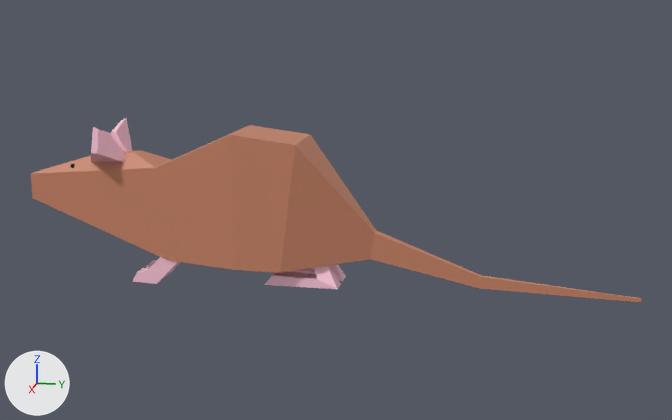
Two versions of the FBX model Assets/Model/Rat.fbx, one commit apart.
Both versions are drawn from a camera (50 mm lens) standing at (1.596, 0.373, 0.441) and looking at (-0.004, 0.053, 0.041). Every picture has the same lights, and +X, +Y and +Z are marked at lower left. Where no turn or scale is listed for an object, it has been applied to the vertices.

Objects in the first picture: 'Body', 'Ear', 'Ear.001', 'Eyes', 'Foot', 'Foot.001', 'Foot.002', 'Foot.003'.
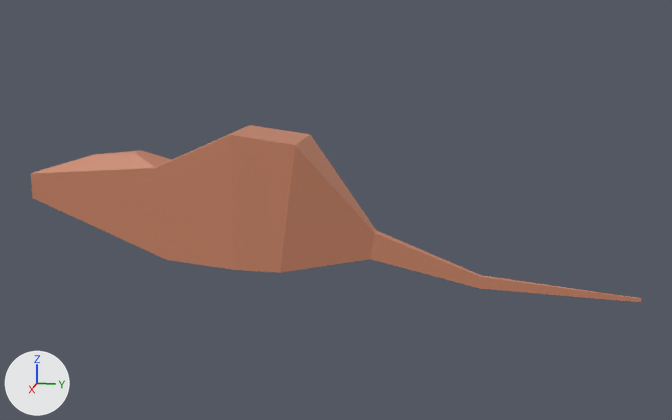
The newer file is also turned or shifted as a whole; pictures and numbers use the older file's frame.

What differs and where, as boxes (x1, y1, x2, y2) in the pictures (672 x 420 px):
'Foot.003', deleted
    before: (264, 265, 341, 289)
'Ear', deleted (pink)
    before: (91, 127, 126, 162)
'Foot', deleted
    before: (132, 257, 179, 284)
'Ear.001', deleted (pink)
    before: (110, 118, 132, 152)
'Foot.002', deleted
    before: (288, 264, 346, 281)
'Foot.001', deleted
    before: (146, 260, 181, 276)

Diff of the bpy script that builds the scene:
```diff
--- a/Assets/Model/Rat.fbx.py
+++ b/Assets/Model/Rat.fbx.py
@@ ob_foot_001 @@
-ob_foot_001 = bpy.data.objects.new('Foot.001', me_cube_009)
-ob_foot_001.location = (-0.018, 0.034, -0.094)
@@ ob_ear_001 @@
-ob_ear_001 = bpy.data.objects.new('Ear.001', me_cube_014)
-ob_ear_001.location = (-0.017, 0.025, -0.094)
@@ ob_foot_003 @@
-ob_foot_003 = bpy.data.objects.new('Foot.003', me_cube_011)
-ob_foot_003.location = (-0.02, 0.02, -0.094)
@@ ob_foot @@
-ob_foot = bpy.data.objects.new('Foot', me_cube_008)
-ob_foot.location = (-0.02, 0.034, -0.094)
@@ ob_foot_002 @@
-ob_foot_002 = bpy.data.objects.new('Foot.002', me_cube_012)
-ob_foot_002.location = (-0.02, 0.02, -0.094)
@@ ob_eyes @@
-ob_eyes = bpy.data.objects.new('Eyes', me_cube_013)
-ob_eyes.location = (-0.019, 0.047, -0.093)
@@ ob_ear @@
-ob_ear = bpy.data.objects.new('Ear', me_cube_006)
-ob_ear.location = (-0.017, 0.025, -0.094)
```
